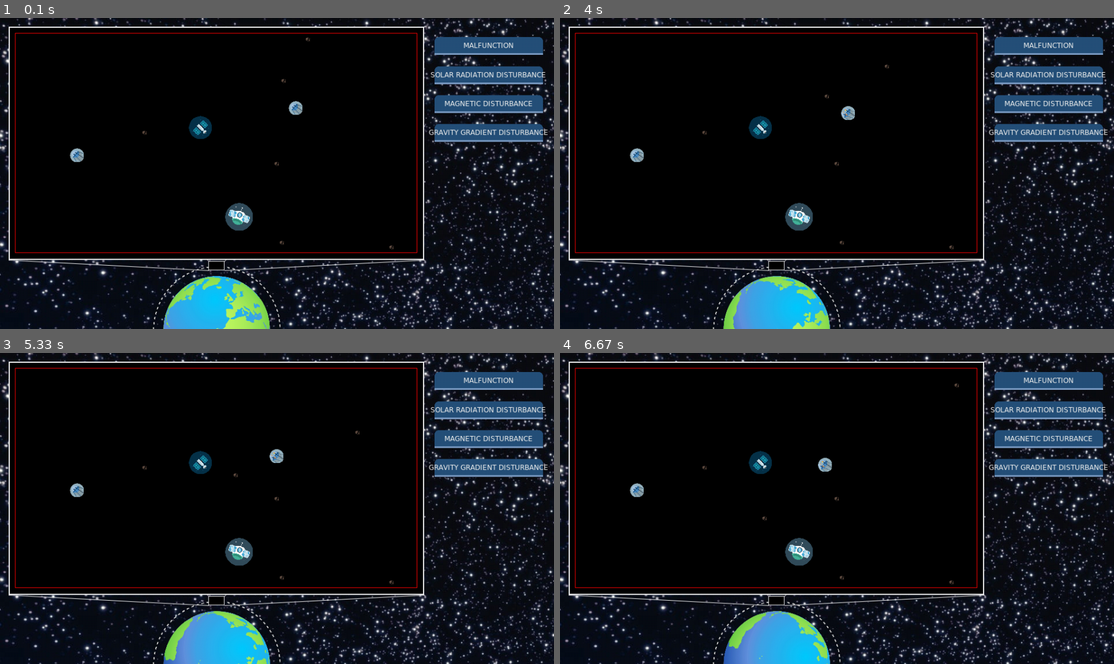
Above: before the commit, frames 1-4 (two rows, left to right).
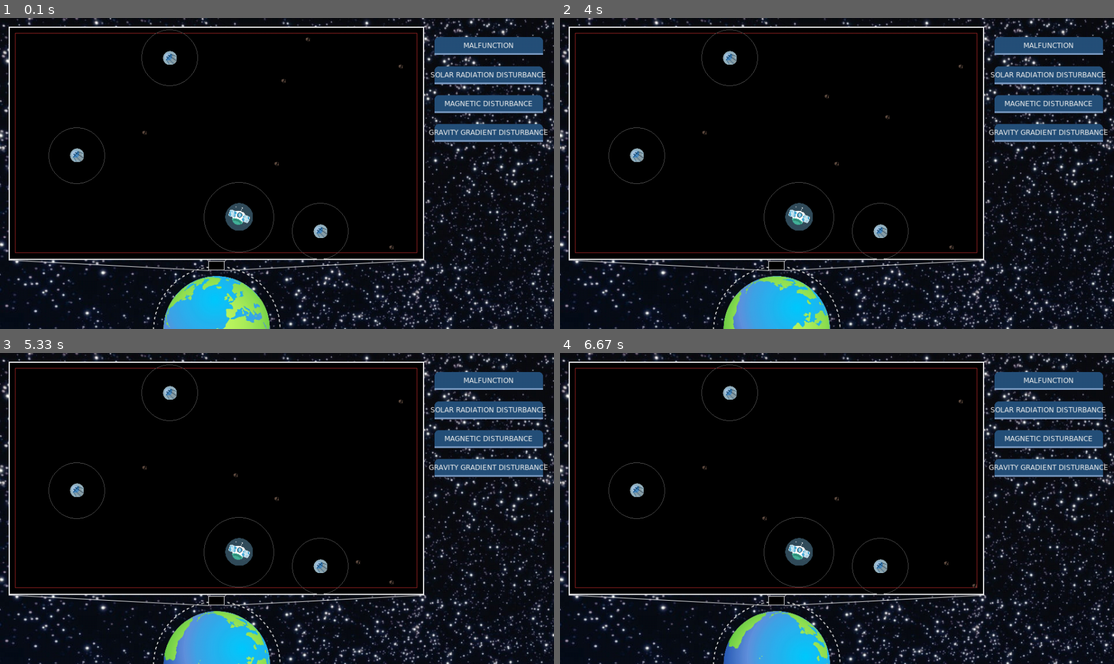
Above: after the commit, the same moments.

Repository: WesselOost/SatelliteSimulation2D
Game: pygame game, started from SatelliteSimulation/main.py
The game is run twice, just before and just after one commit, with the same random seed, the same clock (stepped at 60 frames per second) and the same inputs.
Inputs:
- Up to frame 1 (0.1 s): no input
- Up to frame 2 (4 s): hold Right 0.33-0.8 s; hold Up 0.83-1.13 s; hold Right 1.17-1.63 s; hold Left 1.67-2.2 s; hold Down 2.23-2.53 s; hold Left 2.57-2.97 s; hold Up 3-3.37 s; hold Right from 3.4 s (still down)
- Up to frame 3 (5.33 s): release Right at 4.03 s; hold Down 4.07-4.43 s; hold Left 4.47-4.93 s; hold Right from 4.97 s (still down)
- Up to frame 4 (6.67 s): release Right at 5.43 s; hold Up 5.47-5.77 s; hold Right 5.8-6.27 s; hold Left from 6.3 s (still down)

The runs differ from the first frame. In frame 1, 1.7% of the frame differs, in the area x 2-76%, y 3-78%; in frame 2, 1.7%; in frame 3, 1.7%; in frame 4, 1.7%.

Commit message:
draw satellite observance radius

Diff:
--- a/SatelliteSimulation/model/model.py
+++ b/SatelliteSimulation/model/model.py
@@ -122,10 +122,12 @@
     def avoid_possible_future_collisions(self):
         for satellite in self.__satellites:
             if not satellite.is_crashed():
-                possible_collisions: dict = satellite.detect_possible_collisions()
-                if possible_collisions:
-                    print(possible_collisions)
-                satellite.avoid_possible_collisions(possible_collisions)
+                satellite.update_possible_collisions()
+
+                if satellite.possible_collisions():
+                    for possible_collision in satellite.possible_collisions():
+                        print(possible_collision)
+                satellite.avoid_possible_collisions()
 
 
     # ----------------------------------------------------------------------- #
@@ -170,7 +172,7 @@
         for satellite in self.__satellites:
             if satellite is not observing_satellite:
                 distance = calculate_distance(satellite.center(), observing_satellite.center())
-                if distance <= satellite.radius() + satellite.observance_radius():
+                if distance - satellite.radius() <= observing_satellite.radius() + observing_satellite.observance_radius():
                     observed_satellites[satellite] = satellite.center().get_as_tuple()
                 else:
                     # remove unobserved satellite from dict
@@ -184,8 +186,7 @@
 
         for satellite in satellites:
             distance: float = calculate_distance(new_satellite.center(), satellite.center())
-            minimal_distance = max(satellite.radius() + satellite.observance_radius(),
-                new_satellite.radius() + new_satellite.observance_radius())
+            minimal_distance = satellite.radius() + satellite.observance_radius() + new_satellite.radius() + new_satellite.observance_radius()
             if distance < minimal_distance:
                 return False
         return True
--- a/SatelliteSimulation/model/satellite/satellite.py
+++ b/SatelliteSimulation/model/satellite/satellite.py
@@ -48,6 +48,7 @@
         self.__size = size
         self.__observed_satellites: dict = observed_satellites
         self.__previously_observed_satellites: dict = {}
+        self.__possible_collisions: dict = {}
         self.__disturbances: list = [Disturbance(), Disturbance(), Disturbance()]
 
 
@@ -73,6 +74,9 @@
 
     def previously_observed_satellites(self) -> dict:
         return self.__previously_observed_satellites
+
+    def possible_collisions(self) -> dict:
+        return self.__possible_collisions
 
 
     def center(self) -> Vector:
@@ -167,7 +171,7 @@
             self.velocity.set_navigation_velocity(Vector(nav_x, 1))
 
 
-    def detect_possible_collisions(self) -> dict:
+    def update_possible_collisions(self) -> dict:
         # TODO consider acceleration
         possible_collisions: dict = dict()
         satellite_trajectories = [self.__get_satellite_trajectory()]
@@ -184,12 +188,12 @@
                     observed_satellite)
         cleared_collisions = {
             key: value for key, value in possible_collisions.items() if value is not None}
-        return {k: v for k, v in sorted(cleared_collisions.items(), key=lambda item: item[1].time())}
-
-
-    def avoid_possible_collisions(self, possible_collisions: dict):
-        pass
-        # first_collision = next(iter(possible_collisions))
+        self.__possible_collisions = {k: v for k, v in sorted(cleared_collisions.items(), key=lambda item: item[1].time())}
+
+
+    def avoid_possible_collisions(self):
+        pass
+        # first_collision = next(iter(self.__possible_collsions))
 
 
     # ----------------------------------------------------------------------- #
--- /dev/null
+++ b/SatelliteSimulation/view/Color.py
@@ -0,0 +1,5 @@
+LIGHT_GREY = (243, 243, 243)
+BLACK = (0, 0, 0)
+RED = (158, 38, 38)
+GREY = (80, 80, 80)
+ORANGE = (189, 122, 34)
--- a/SatelliteSimulation/view/border_view.py
+++ b/SatelliteSimulation/view/border_view.py
@@ -12,13 +12,11 @@
 #  SECTION: Imports
 # =========================================================================== #
 import pygame
+from SatelliteSimulation.view import Color
 
 # =========================================================================== #
 #  SECTION: Global definitions
 # =========================================================================== #
-LIGHT_GREY = (243, 243, 243)
-BLACK = (0, 0, 0)
-RED = (255, 0, 0)
 
 
 # =========================================================================== #
@@ -53,10 +51,10 @@
     #  SUBSECTION: Public Methods
     # ----------------------------------------------------------------------- #
     def draw(self, surface: pygame.Surface, line_width: int):
-        pygame.draw.rect(surface, BLACK, self.__border)
-        pygame.draw.rect(surface, LIGHT_GREY, self.__border, line_width)
+        pygame.draw.rect(surface, Color.BLACK, self.__border)
+        pygame.draw.rect(surface, Color.LIGHT_GREY, self.__border, line_width)
         if self.__show_padding:
-            pygame.draw.rect(surface, RED, self.__padded_border, 1)
+            pygame.draw.rect(surface, Color.RED, self.__padded_border, 1)
 
 
     # ----------------------------------------------------------------------- #
--- a/SatelliteSimulation/view/view.py
+++ b/SatelliteSimulation/view/view.py
@@ -17,6 +17,7 @@
 
 from SatelliteSimulation.model.model import Satellite, SatelliteA, SatelliteB, SatelliteC, SatelliteD
 from SatelliteSimulation.model.satellite.satellite import SpaceJunk
+from SatelliteSimulation.view import Color
 from SatelliteSimulation.view.navigation_handler import NavigationHandler
 from SatelliteSimulation.view.disturbance_buttons import DisturbanceButtons
 from SatelliteSimulation.view.earth import Earth
@@ -32,7 +33,6 @@
 DEFAULT_BUTTON_OFFSET = 50
 ABSOLUTE_PATH = os.path.abspath(os.path.join(os.path.dirname(__file__), ".."))
 
-LIGHT_GREY = (243, 243, 243)
 FONT_SIZE = 12
 FRAME_RATE = 60
 BACKGROUND_IMG = pygame.image.load(os.path.join(ABSOLUTE_PATH, "Assets", "galaxy_background.jpg"))
@@ -67,6 +67,7 @@
             pygame.display.Info().current_h // 2)
 
         self.__surface: pygame.Surface = pygame.display.set_mode(half_screen_size, pygame.RESIZABLE)
+        self.__surface.set_alpha(pygame.SRCALPHA)
         self.initial_height: int = self.__surface.get_height()
         self.__scale_factor: float = (self.initial_height / border_height) * 0.75
 
@@ -86,6 +87,7 @@
         self.__disturbance_buttons: DisturbanceButtons = self.__create_disturbance_btns(border)
 
         self.__earth = Earth(border.center[0], self.__surface, DOTTED_CIRCLE_OFFSET * self.__scale_factor)
+        self.__satellite_observance_line_thickness: float = 4 * self.__scale_factor
 
         self.__satellite_mini_border = self.__create_mini_border(border, self.__earth.get_dotted_circle_position())
 
@@ -139,6 +141,9 @@
 
         if satellites:
             for satellite in satellites:
+                self.__draw_satellite_observance_border(satellite)
+
+            for satellite in satellites:
                 self.__draw_satellite(satellite)
         else:
             # TODO raise Exception
@@ -148,13 +153,25 @@
         pygame.display.update()
 
 
+    def __draw_satellite_observance_border(self, satellite):
+        if not satellite.is_crashed():
+
+            color = Color.ORANGE if satellite.observed_satellites() else Color.GREY
+            if satellite.possible_collisions():
+                color = Color.RED
+
+            pygame.draw.circle(self.__surface, color, satellite.center().get_as_tuple(),
+                satellite.radius() + satellite.observance_radius(),
+                max(1, int(self.__satellite_observance_line_thickness)))
+
+
     def __draw_border_connection_lines(self, surface):
         satellite_border = self.__satellite_border.get_border_rectangle()
         satellite_mini_border = self.__satellite_mini_border.get_border_rectangle()
-        pygame.draw.aaline(surface, LIGHT_GREY, satellite_border.topleft, satellite_mini_border.topleft, 3)
-        pygame.draw.aaline(surface, LIGHT_GREY, satellite_border.bottomleft, satellite_mini_border.bottomleft, 3)
-        pygame.draw.aaline(surface, LIGHT_GREY, satellite_border.bottomright, satellite_mini_border.bottomright, 3)
-        pygame.draw.aaline(surface, LIGHT_GREY, satellite_border.topright, satellite_mini_border.topright, 3)
+        pygame.draw.aaline(surface, Color.LIGHT_GREY, satellite_border.topleft, satellite_mini_border.topleft, 3)
+        pygame.draw.aaline(surface, Color.LIGHT_GREY, satellite_border.bottomleft, satellite_mini_border.bottomleft, 3)
+        pygame.draw.aaline(surface, Color.LIGHT_GREY, satellite_border.bottomright, satellite_mini_border.bottomright, 3)
+        pygame.draw.aaline(surface, Color.LIGHT_GREY, satellite_border.topright, satellite_mini_border.topright, 3)
 
 
     def start_simulation_loop(self):
@@ -239,6 +256,7 @@
     def __scale_on_changed(self, scale_factor: float):
         self.__disturbance_buttons.on_size_changed(scale_factor)
         self.__earth.on_size_changed(self.__surface, scale_factor)
+        self.__satellite_observance_line_thickness *= scale_factor
 
         x, y, width, height, padding = self.__controller.get_satellite_border()
         self.__satellite_border.update_size(x, y, width, height, padding)
@@ -271,6 +289,7 @@
         elif isinstance(satellite, SpaceJunk):
             satellite_img = ASTEROID_1
         satellite_img = pygame.transform.scale(satellite_img, (satellite.size(), satellite.size()))
+
         self.__surface.blit(satellite_img, (satellite.position.x(), satellite.position.y()))
 
 
